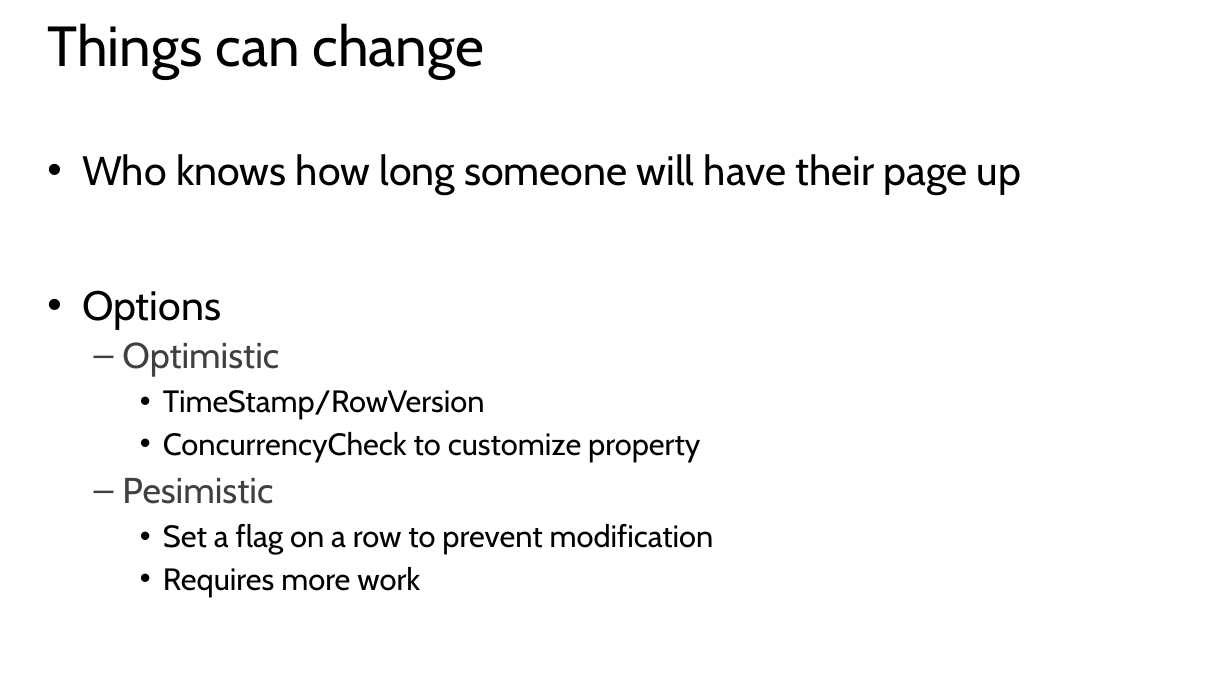
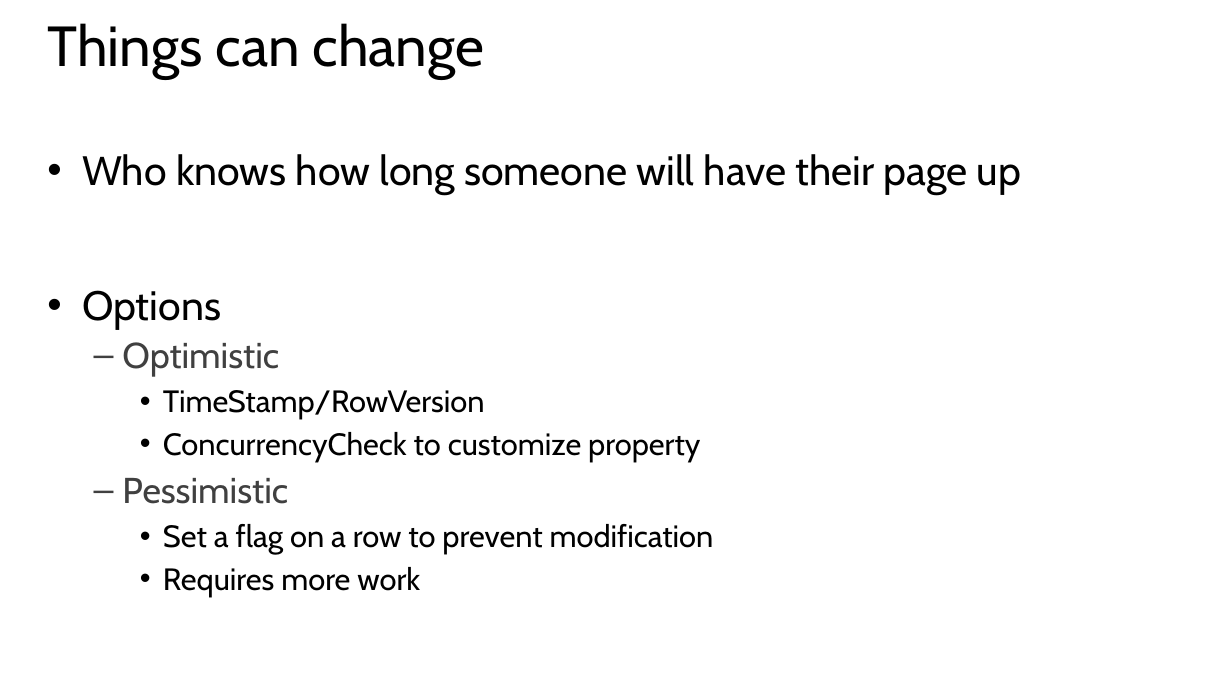
Before and after one commit to xuemiantao/EntityFramework, a slide deck: slide 9 of Slides/05 - Managing Transactions.pptx (slide 8 before the commit). Drawn at 1232x693 pixels with LibreOffice and Linux fonts; fonts in the diff are those of the drawing. Boxes give left, top, right and bottom in pixels: in the first picture for what was removed or moved away, otherwise in the second. Text is boxed around its words. In the diff, an @@ line names an element or a change of style, - is before the commit and + after.

```diff
--- a/Slides/05 - Managing Transactions.pptx
+++ b/Slides/05 - Managing Transactions.pptx
@@ text at (122, 478, 288, 504): text changed @@
-  – Pesimistic
+  – Pessimistic
```
Also in this commit, not shown: 1 slide added, 1 other file.
